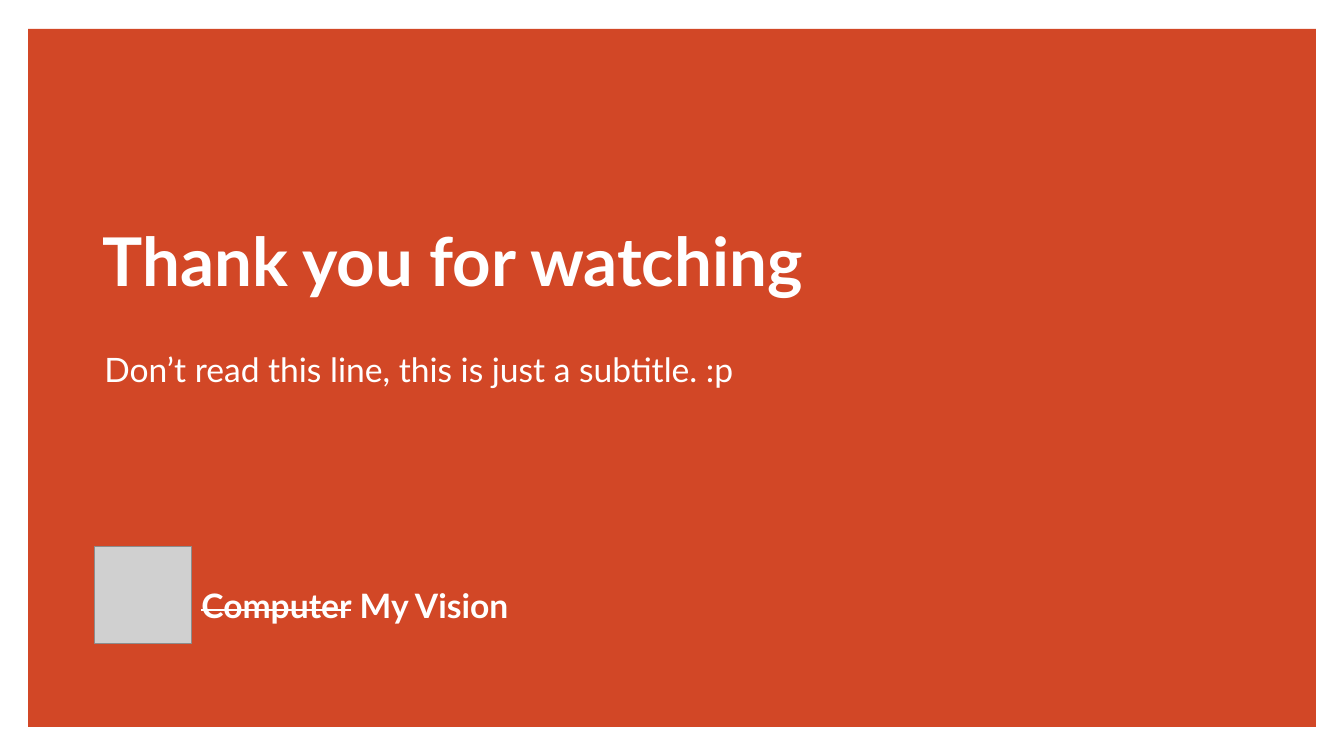
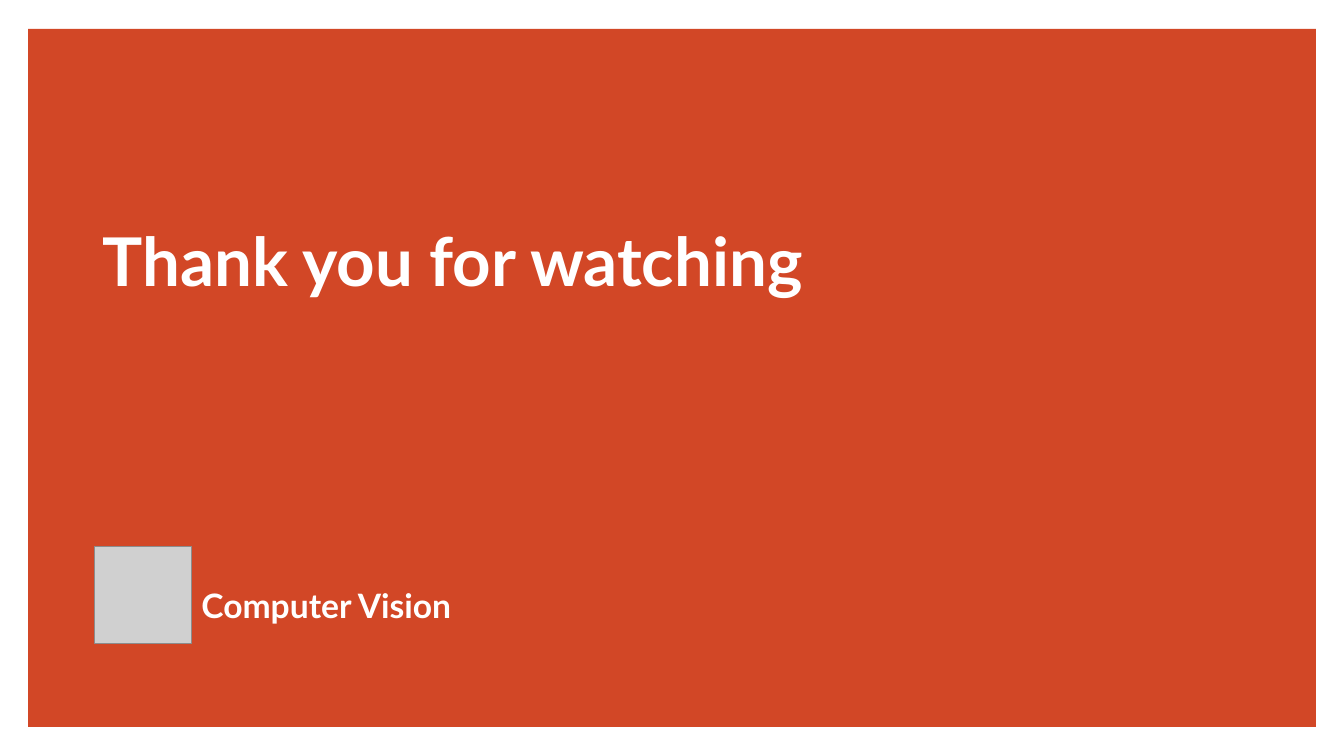
Before and after one commit to truongphucanh/material-classification, a slide deck: slide 25 of summary/thesis/thesis.pptx. Drawn at 1344x756 pixels with LibreOffice and Linux fonts; fonts in the diff are those of the drawing; grey boxes stand for pictures. Boxes give left, top, right and bottom in pixels: in the first picture for what was removed or moved away, otherwise in the second. Text is boxed around its words. In the diff, an @@ line names an element or a change of style, - is before the commit and + after.

```diff
--- a/summary/thesis/thesis.pptx
+++ b/summary/thesis/thesis.pptx
@@ subtitle removed at [104, 356, 733, 388] @@
-Don’t read this line, this is just a subtitle. :p
@@ text at [201, 593, 451, 624]: text changed @@
-Computer My Vision
+Computer Vision
```
Also in this commit, not shown: 1 other slide changed, 5 other files.
